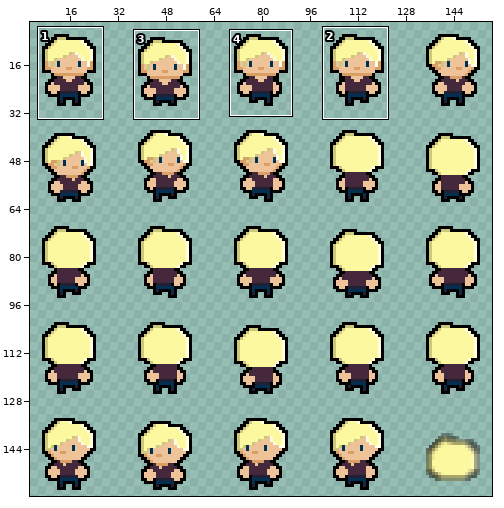
Two versions of one sprite sheet, Textures/Player/Player Character-Sheet.png. Above, an overview of the earlier version with the close-up marked.
Close-up. Before the commit:
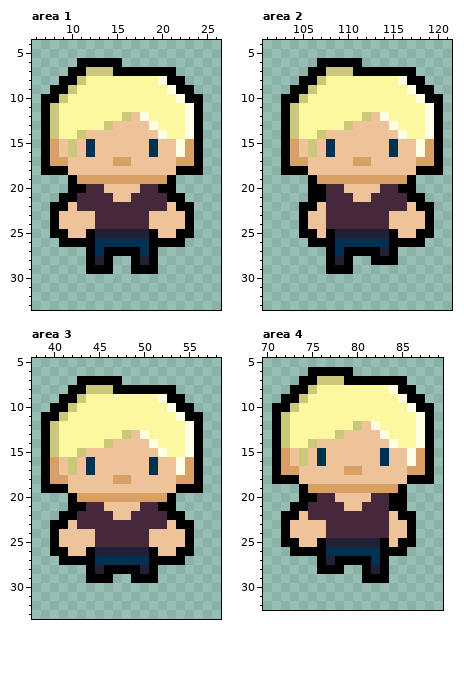
The file is 160x160 pixels. Colours within 5 levels of each other are drawn and written as one. Shown: area 1: x 6..26, y 4..33; area 2: x 101..121, y 4..33; area 3: x 38..58, y 5..33; area 4: x 70..89, y 5..32. The old version is drawn lined up with the new one. The wide view leaves out empty margins. The commit also changed other parts of the picture, which this record leaves out.
New version:
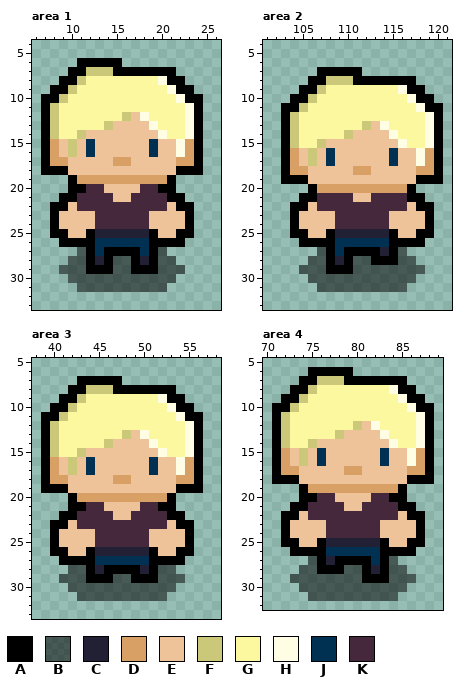
Palette (. is transparent): A #000000  B #00000086  C #222034  D #d9a066  E #eec39a  F #ccc87a  G #fcf89f  H #fffee4  J #003153  K #45283c
Change:
whole drawing moved by +0,-2 (the old picture is shown already moved)
Changed rows in their new state; - is an unchanged pixel.
Area 1:
first column x 9:
27 --B--------B--
28 -BB---BB---BB-
29 BBB---BB---BBB
30 -BBBBBBBBBBBB-
31 --BBBBBBBBBB--
Area 2:
first column x 103:
 6 ----.....---------
 7 ---.-AAA-......---
 8 --.-AFFFAAAAAA-.--
 9 -.-AF--------HA-.-
10 .-AF----------HA-.
11 -AF------------HA-
12 ---------GGG------
13 -------GGF-HG-----
14 ----GGGF----HG----
15 -FGGFE------EHGGH-
17 --EF-J--EE--J--H--
18 -DD-----DD-----DD-
19 AAAEEEEEEEEEEEEAAA
20 ----DDDDDDDDDD----
21 --A-K-------------
22 -A-EK-------------
23 -AE--E------------
24 -AE--E------------
25 -A-E--------------
26 --A---------------
27 ----B--------B----
28 ---BB---BB---BB---
29 --BBB---BBBBBBBB--
30 ---BBBBBBBBBBBB---
31 ----BBBBBBBBBB----
Area 3:
first column x 41:
28 -BB--------BB-
29 BBB---BB---BBB
30 -BBBBBBBBBBBB-
31 --BBBBBBBBBB--
Area 4:
first column x 73:
21 -----------K-A-
22 -----------KE-A
23 ----------E--EA
24 ----------E--EA
25 ------------E-A
26 -------------A-
27 --B--------B---
28 -BB---BB---BB--
29 BBBBBBBB---BBB-
30 -BBBBBBBBBBBB--
31 --BBBBBBBBBB---
Pixel boxes of the changes (left, top, right, bottom) in both close-ups:
added: (59, 247, 185, 292)
changed: (281, 58, 443, 292)
added: (59, 565, 185, 601)
changed: (290, 502, 425, 601)
